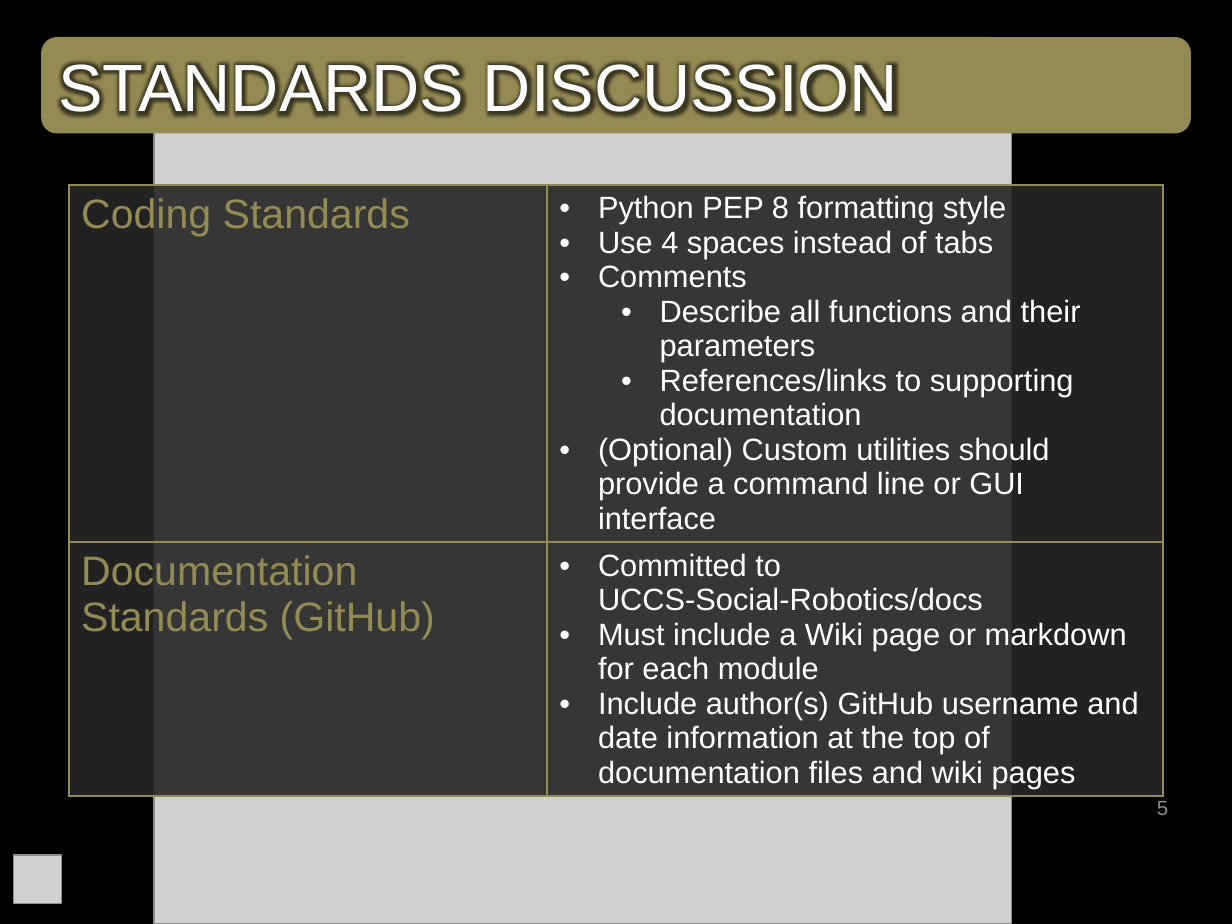
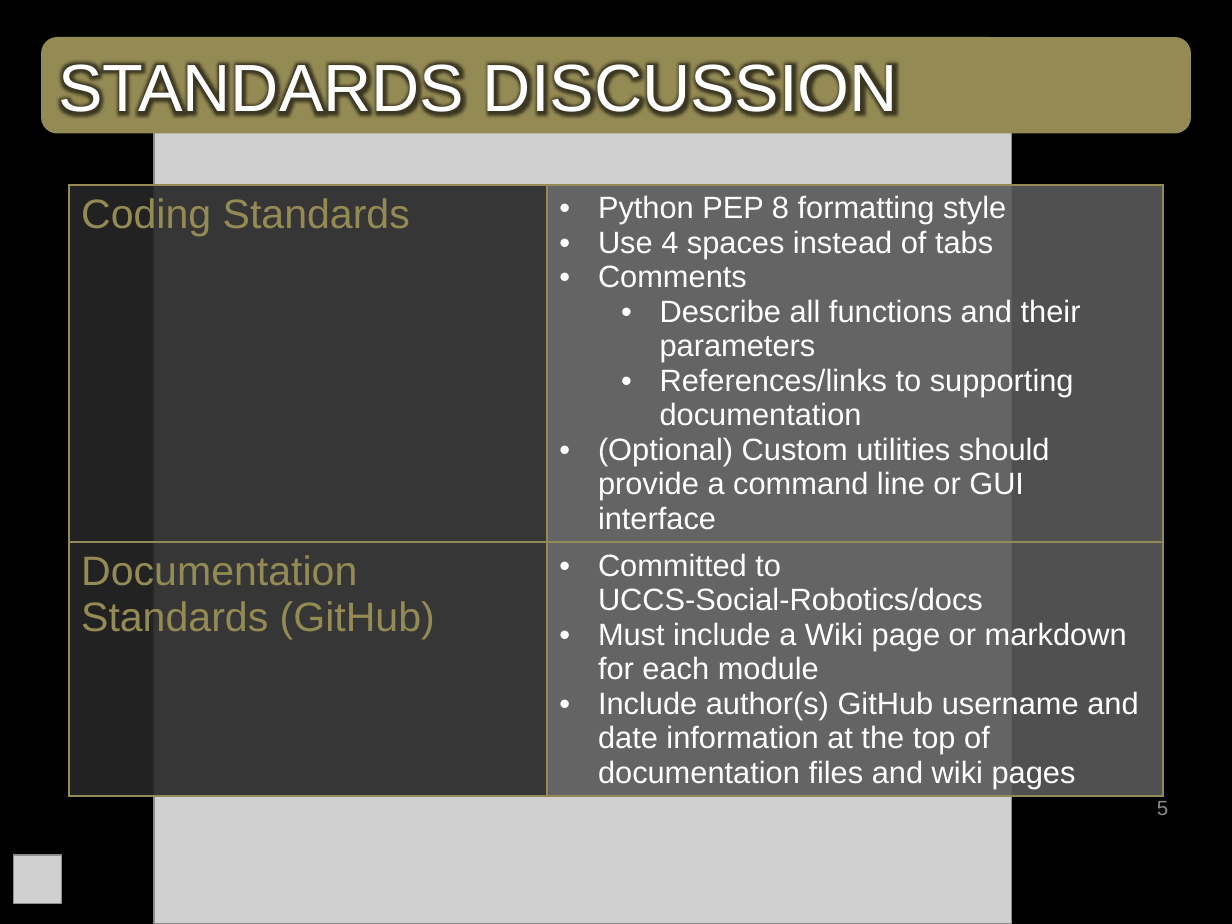
Before and after one commit to bg719/UCCS-Social-Robotics, a slide deck: slide 5 of docs/FinalSeminarPresentation.pptx. Drawn at 1232x924 pixels with LibreOffice and Linux fonts; fonts in the diff are those of the drawing; grey boxes stand for pictures; background and template pictures are left out. Boxes give left, top, right and bottom in pixels: in the first picture for what was removed or moved away, otherwise in the second. Text is boxed around its words. In the diff, an @@ line names an element or a change of style, - is before the commit and + after.

```diff
--- a/docs/FinalSeminarPresentation.pptx
+++ b/docs/FinalSeminarPresentation.pptx
@@ table at (69, 185, 1163, 792) @@
@@ fill #262626 at 90% opacity to #595959 at 90% opacity in 2 cells @@
```
Also in this commit, not shown: 1 other slide changed, 1 slide added.
